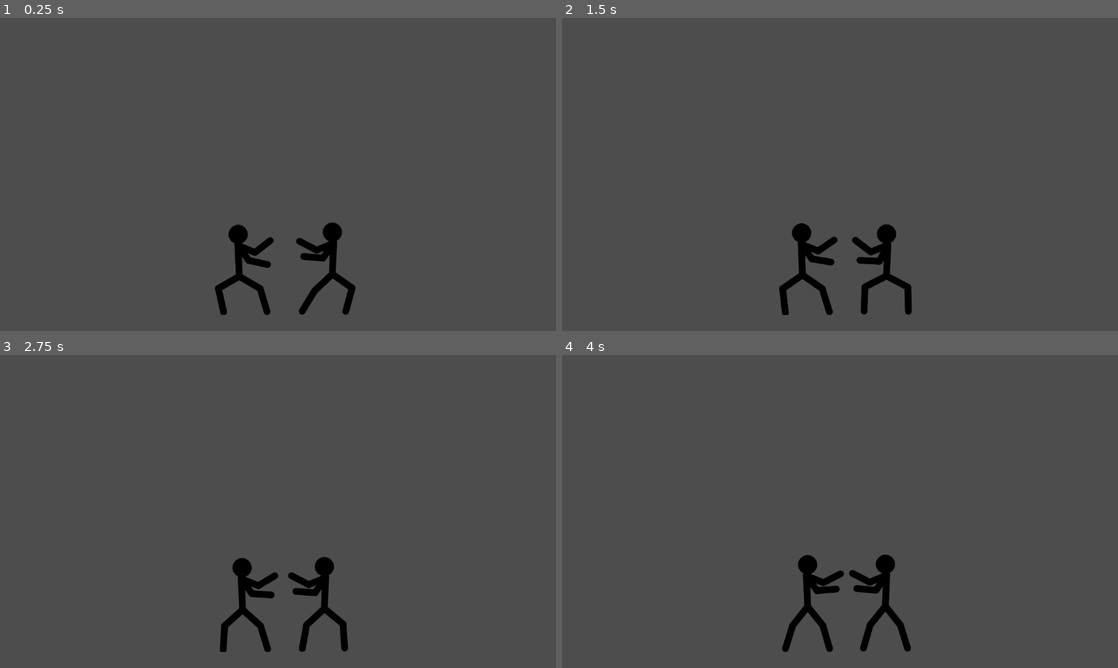
Above: before the commit, frames 1-4 (two rows, left to right).
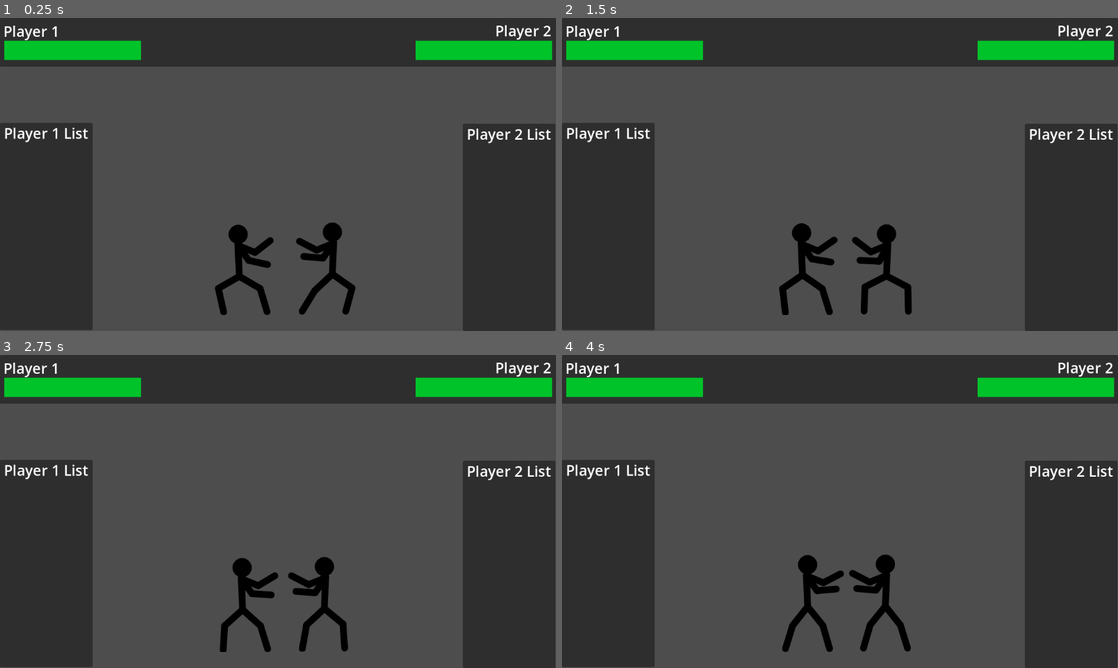
Above: after the commit, the same moments.

Repository: joshua-yoon1030/slowmo
Game: Godot game, scene res://Scenes/MainGame2P.tscn
Two runs of this game, one before a commit and one after it. Both use one fixed random seed, a clock stepped at 60 frames per second and the inputs below. The project has no main scene, so this scene is started directly.
Inputs:
- Up to frame 1 (0.25 s): no input
- Up to frame 2 (1.5 s): tap Enter at 0.5 s; tap D (p1high) at 0.6 s; hold S (p1back) from 1.28 s (still down); tap A (p1low) at 1.35 s
- Up to frame 3 (2.75 s): release S (p1back) at 2.03 s; tap K (p2back) at 2.1 s
- Up to frame 4 (4 s): tap L (p2high) at 2.85 s; hold S (p1back) from 3.53 s (still down); tap J (p2low) at 3.6 s

The runs differ from the first frame. In frame 1, 37% of the frame differs, in the area x 0-100%, y 0-100%; in frame 2, 37%; in frame 3, 37%; in frame 4, 37%.

Commit message:
Added Main Game Hud
Integrated Hp bars and the previous kick list

Diff:
--- /dev/null
+++ b/HUDS/main_game_hud.tscn
@@ -0,0 +1,102 @@
+[gd_scene load_steps=4 format=3 uid="uid://1qnpu2v0dqk1"]
+
+[ext_resource type="Script" uid="uid://cmbei61okrwo7" path="res://Scripts/main_game_hud.gd" id="1_623nn"]
+
+[sub_resource type="StyleBoxFlat" id="StyleBoxFlat_c4nqi"]
+bg_color = Color(0.984314, 0, 0, 1)
+
+[sub_resource type="StyleBoxFlat" id="StyleBoxFlat_623nn"]
+bg_color = Color(2.652e-05, 0.764487, 0.164194, 1)
+
+[node name="MainGameHud" type="CanvasLayer" node_paths=PackedStringArray("P1HP", "P2HP", "P1KickList", "P2KickList")]
+script = ExtResource("1_623nn")
+P1HP = NodePath("TopPanel/Player1/P1Hp")
+P2HP = NodePath("TopPanel/Player2/P2Hp")
+P1KickList = NodePath("P1Panel/P1List")
+P2KickList = NodePath("P2Panel/P2List")
+
+[node name="TopPanel" type="Panel" parent="."]
+offset_right = 1152.0
+offset_bottom = 101.0
+
+[node name="Player1" type="Label" parent="TopPanel"]
+layout_mode = 0
+offset_left = 7.0
+offset_top = 6.0
+offset_right = 144.0
+offset_bottom = 65.0
+theme_override_font_sizes/font_size = 30
+text = "Player 1"
+
+[node name="P1Hp" type="ProgressBar" parent="TopPanel/Player1"]
+layout_mode = 0
+offset_left = 2.0
+offset_top = 41.0
+offset_right = 285.0
+offset_bottom = 81.0
+theme_override_styles/background = SubResource("StyleBoxFlat_c4nqi")
+theme_override_styles/fill = SubResource("StyleBoxFlat_623nn")
+max_value = 10.0
+step = 1.0
+value = 10.0
+show_percentage = false
+
+[node name="Player2" type="Label" parent="TopPanel"]
+layout_mode = 0
+offset_left = 1026.0
+offset_top = 5.0
+offset_right = 1146.0
+offset_bottom = 57.0
+theme_override_font_sizes/font_size = 30
+text = "Player 2"
+
+[node name="P2Hp" type="ProgressBar" parent="TopPanel/Player2"]
+offset_left = -165.0
+offset_top = 42.0
+offset_right = 118.0
+offset_bottom = 82.0
+theme_override_styles/background = SubResource("StyleBoxFlat_c4nqi")
+theme_override_styles/fill = SubResource("StyleBoxFlat_623nn")
+max_value = 10.0
+step = 1.0
+value = 10.0
+fill_mode = 1
+show_percentage = false
+
+[node name="P1Panel" type="Panel" parent="."]
+offset_top = 217.0
+offset_right = 192.0
+offset_bottom = 646.0
+
+[node name="Label" type="Label" parent="P1Panel"]
+layout_mode = 2
+offset_right = 191.0
+offset_bottom = 50.0
+theme_override_font_sizes/font_size = 30
+text = "Player 1 List"
+horizontal_alignment = 1
+
+[node name="P1List" type="VBoxContainer" parent="P1Panel"]
+layout_mode = 0
+offset_top = 53.0
+offset_right = 191.0
+offset_bottom = 430.0
+
+[node name="P2Panel" type="Panel" parent="."]
+offset_left = 959.0
+offset_top = 219.0
+offset_right = 1151.0
+offset_bottom = 648.0
+
+[node name="Label" type="Label" parent="P2Panel"]
+offset_right = 191.0
+offset_bottom = 50.0
+theme_override_font_sizes/font_size = 30
+text = "Player 2 List"
+horizontal_alignment = 1
+
+[node name="P2List" type="VBoxContainer" parent="P2Panel"]
+layout_mode = 0
+offset_top = 51.0
+offset_right = 192.0
+offset_bottom = 428.0
--- a/Scenes/MainGame2P.tscn
+++ b/Scenes/MainGame2P.tscn
@@ -1,9 +1,10 @@
-[gd_scene load_steps=5 format=3 uid="uid://35q6s26q8nfe"]
+[gd_scene load_steps=6 format=3 uid="uid://35q6s26q8nfe"]
 
 [ext_resource type="PackedScene" uid="uid://mmqgwpmfuhp8" path="res://Scenes/player1.tscn" id="1_schyv"]
 [ext_resource type="Script" uid="uid://ceor0l2ry7vs1" path="res://Scripts/mainGame.gd" id="1_sp22m"]
 [ext_resource type="PackedScene" uid="uid://egbhsubu762j" path="res://Scenes/player_2.tscn" id="2_c6co6"]
 [ext_resource type="PackedScene" uid="uid://c1fd8x4g1hr6q" path="res://Scenes/round_timer.tscn" id="4_g4unr"]
+[ext_resource type="PackedScene" uid="uid://1qnpu2v0dqk1" path="res://HUDS/main_game_hud.tscn" id="5_wihiu"]
 
 [node name="MainGame2P" type="Node2D" node_paths=PackedStringArray("RoundTimer")]
 script = ExtResource("1_sp22m")
@@ -16,3 +17,5 @@
 position = Vector2(670, 434)
 
 [node name="RoundTimer" parent="." instance=ExtResource("4_g4unr")]
+
+[node name="MainGameHud" parent="." instance=ExtResource("5_wihiu")]
--- a/Scripts/EventBus.gd
+++ b/Scripts/EventBus.gd
@@ -1,2 +1,4 @@
 extends Node
 signal player_kick(player: Globals.Player, kick: Globals.KickType)
+signal log_kick(player: Globals.Player, kick: Globals.KickType)
+signal update_hp(p1hp: int, p2hp: int)
--- a/Scripts/mainGame.gd
+++ b/Scripts/mainGame.gd
@@ -68,6 +68,8 @@
 		_:
 			print("I will implement ties later")
 	_deal_damage(winner)
+	EventBus.log_kick.emit(Globals.Player.Player1, p1Kick)
+	EventBus.log_kick.emit(Globals.Player.Player2, p2Kick)
 
 	if p2Hp <= 0:
 		_begin_endgame(Globals.Player.Player1)
@@ -89,6 +91,7 @@
 			p2Hp -= p1Kick
 		2:
 			p1Hp -= p2Kick
+	EventBus.update_hp.emit(p1Hp, p2Hp)
 
 
 func _on_player_kicked(player: Globals.Player, kick: Globals.KickType):
--- /dev/null
+++ b/Scripts/main_game_hud.gd
@@ -0,0 +1,31 @@
+extends CanvasLayer
+
+@export var P1HP: ProgressBar
+@export var P2HP: ProgressBar
+@export var P1KickList: VBoxContainer
+@export var P2KickList: VBoxContainer
+
+func _ready():
+	P1HP.value = 10
+	P2HP.value = 10
+	EventBus.update_hp.connect(OnHpUpdate)
+	EventBus.log_kick.connect(OnLogKick)
+
+func OnHpUpdate(p1hp: int, p2hp: int):
+	P1HP.value = p1hp
+	P2HP.value = p2hp
+
+func OnLogKick(player: Globals.Player, kick: Globals.KickType):
+	var list = P1KickList if player == 1 else P2KickList
+	var label = Label.new()
+	match kick:
+		Globals.KickType.Empty:
+			label.text = "Empty"
+		Globals.KickType.Low:
+			label.text = "Low Kick"
+		Globals.KickType.Back:
+			label.text = "Back Kick"
+		Globals.KickType.High:
+			label.text = "High Kick"
+	label.add_theme_font_size_override("font_size", 30)
+	list.add_child(label)
Not shown, added: Scripts/main_game_hud.gd.uid
